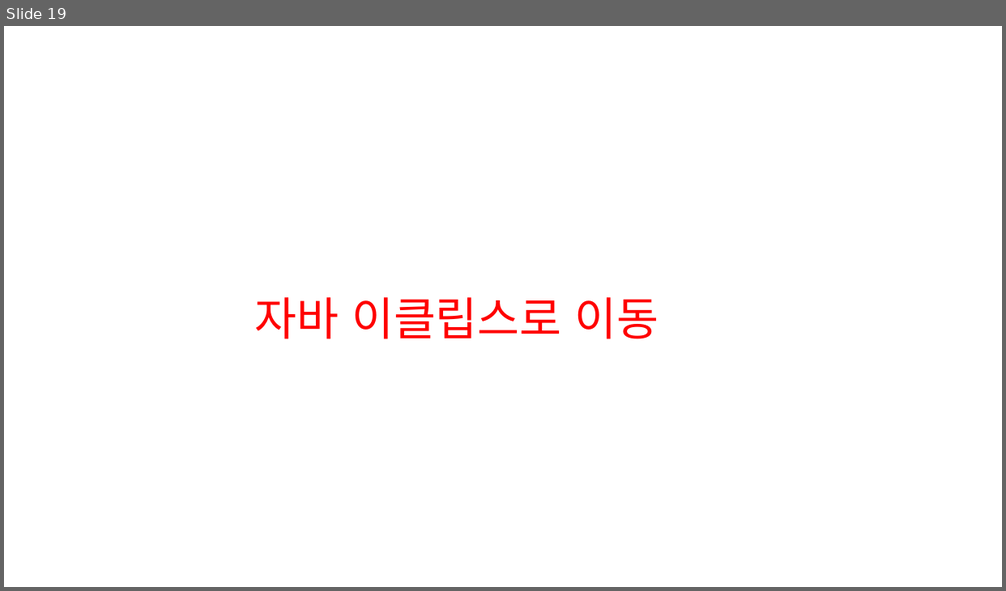
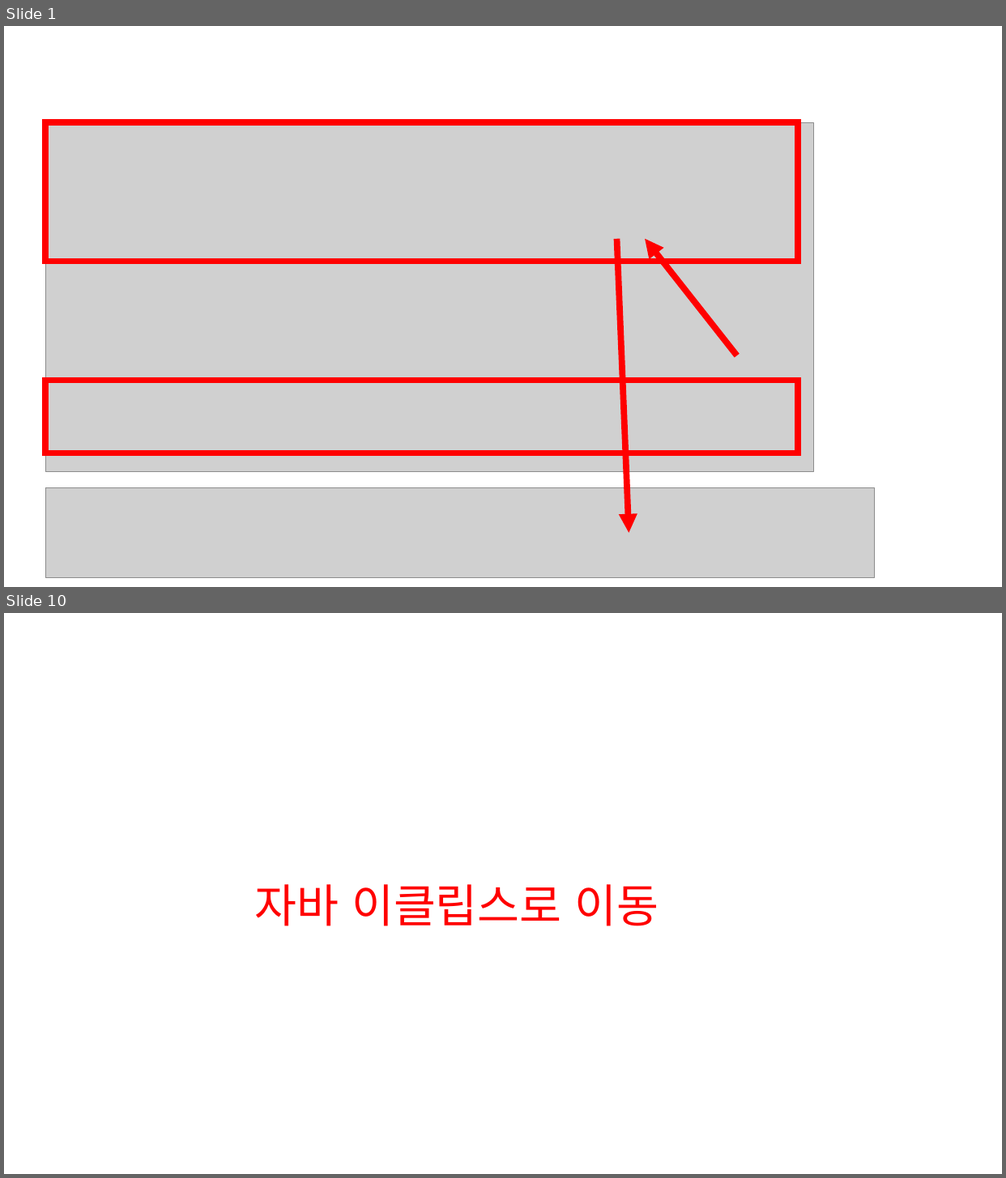
Before and after one commit to ssssksss/ReactBlog, a slide deck: public/img/jsp2_4.pptx. Shown one above the other, each under a label of ours: slide 19 before the commit, slides 1 and 10 after it; the slides between them are not shown. The pictures are 1006x591 and 1006x1178 pixels, drawn with LibreOffice and Linux fonts; fonts in the diff are those of the drawing; grey boxes stand for pictures. Boxes give left, top, right and bottom in pixels: in the first picture for what was removed or moved away, otherwise in the second. Text is boxed around its words. In the diff, an @@ line names an element or a change of style, - is before the commit and + after.

```diff
--- a/public/img/jsp2_4.pptx
+++ b/public/img/jsp2_4.pptx
@@ slide 1 added at [4, 26, 1002, 587], background #FFFFFF @@
@@ picture added at [46, 122, 814, 472] @@
@@ rectangle added at [46, 122, 799, 261], outline #FF0000 6 pt @@
@@ arrow added from (617, 238) to (629, 533), #FF0000 6 pt @@
@@ arrow added from (737, 356) to (645, 238), #FF0000 6 pt @@
@@ rectangle added at [46, 380, 799, 453], outline #FF0000 6 pt @@
@@ picture added at [46, 488, 875, 578] @@
@@ what was slide 19 is now slide 10 @@
```
Also in this commit, not shown: 13 other slides added, 21 slides removed, 25 other files.
